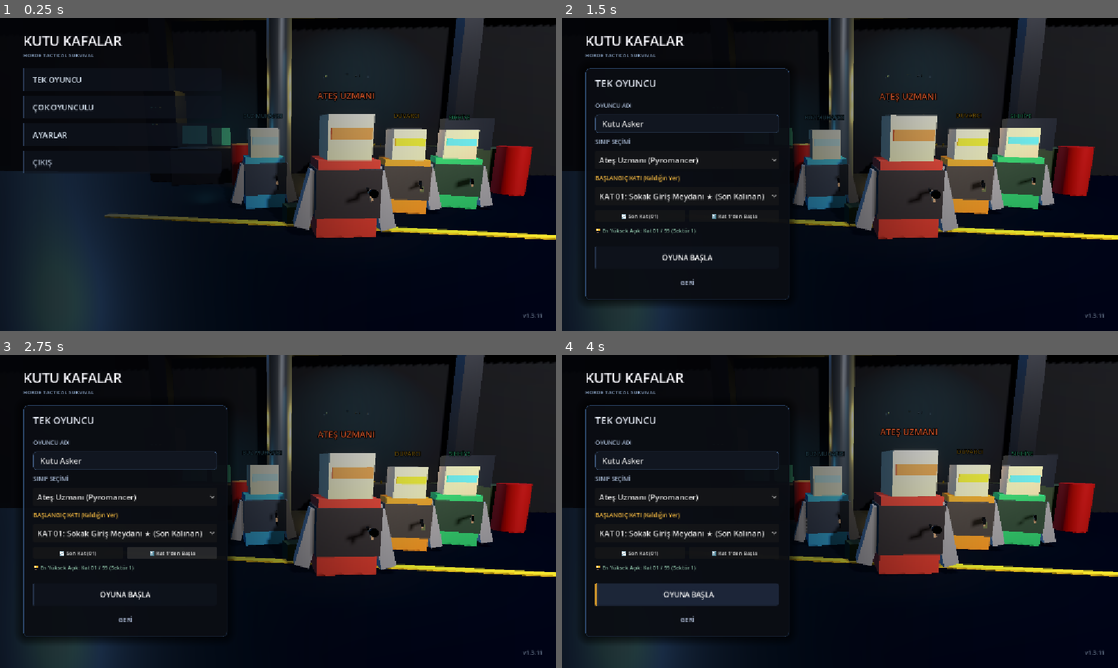
Above: before the commit, frames 1-4 (two rows, left to right).
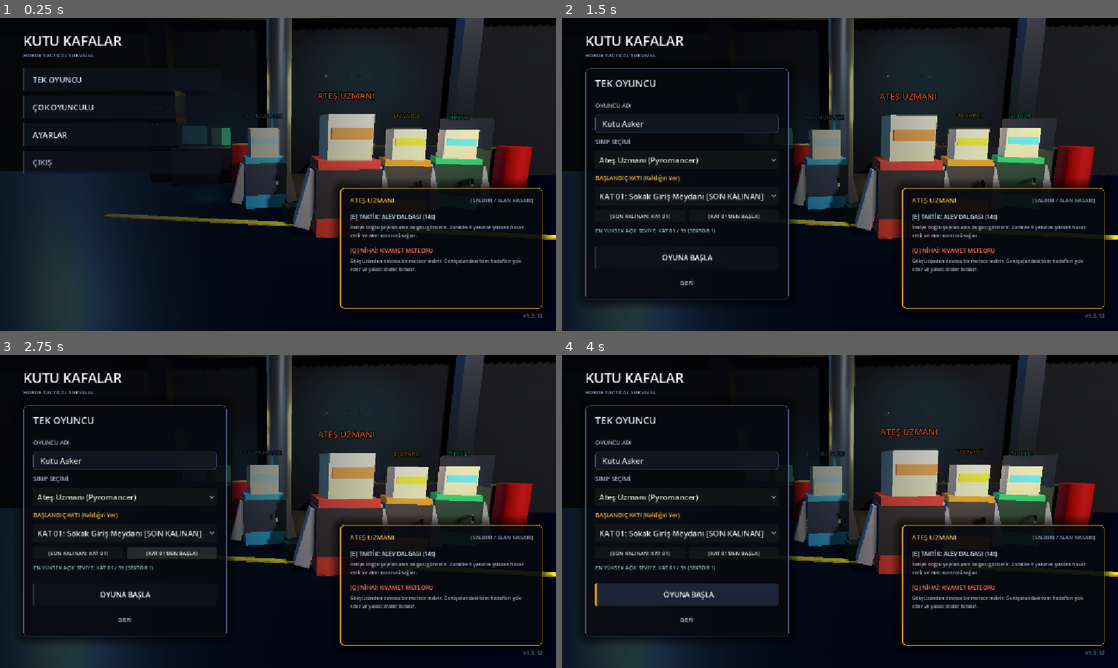
Above: after the commit, the same moments.

Repository: kaanturkogluu/kutukafalar
Game: Godot game, scene res://scenes/ui/lobby.tscn
Two runs of this game, one before a commit and one after it. Both use one fixed random seed, a clock stepped at 60 frames per second and the inputs below.
Inputs (mouse positions are in pixels of both pictures, inside the frame that each line leads up to):
- Up to frame 1 (0.25 s): no input
- Up to frame 2 (1.5 s): tap Enter at 0.5 s; move the mouse to (962, 158) at 0.52 s; hold D (move_right) 0.53-1.25 s; tap G (interact) at 0.6 s; click (962, 158) at 0.67 s; tap Space (jump) at 0.77 s; click "TEK OYUNCU" at 1.25 s
- Up to frame 3 (2.75 s): click "1️⃣ Kat 1'den Başla" (after the commit: "[KAT 01'DEN BAŞLA]") at 2 s
- Up to frame 4 (4 s): click "1️⃣ Kat 1'den Başla" (after the commit: "[KAT 01'DEN BAŞLA]") at 2.75 s; click "OYUNA BAŞLA" at 3.5 s

The runs differ from the first frame. In frame 1, 4.9% of the frame differs, in the area x 59-100%, y 51-96%; in frame 2, 5.7%; in frame 3, 5.7%, in the area x 5-100%, y 16-96%; in frame 4, 5.7%.
Error after the commit: Invalid access to property or key 'local_player_class' on a base object of type 'Node (NetworkManager.gd)'. (res://scripts/ui/Lobby.gd:192)

Commit message:
feat(ui): add bottom-right class tactical skill card HUD, glassmorphism panels, and remove emojis (v1.3.12)

Diff:
--- a/scenes/ui/lobby.tscn
+++ b/scenes/ui/lobby.tscn
@@ -1,21 +1,35 @@
-[gd_scene load_steps=10 format=3 uid="uid://c51wup2e3a1k8"]
+[gd_scene load_steps=11 format=3 uid="uid://c51wup2e3a1k8"]
 
 [ext_resource type="Script" path="res://scripts/ui/Lobby.gd" id="1_lobby"]
 [ext_resource type="PackedScene" uid="uid://squad_bg_3d_01" path="res://scenes/ui/squad_background_3d.tscn" id="2_squad_bg"]
 
 [sub_resource type="StyleBoxFlat" id="StyleBoxFlat_glass"]
-bg_color = Color(0.045, 0.055, 0.08, 0.88)
+bg_color = Color(0.035, 0.045, 0.07, 0.76)
 border_width_left = 1
 border_width_top = 1
 border_width_right = 1
 border_width_bottom = 1
-border_color = Color(0.2, 0.32, 0.48, 0.5)
+border_color = Color(0.35, 0.48, 0.65, 0.35)
 corner_radius_top_left = 10
 corner_radius_top_right = 10
 corner_radius_bottom_left = 10
 corner_radius_bottom_right = 10
 shadow_color = Color(0, 0, 0, 0.6)
-shadow_size = 20
+shadow_size = 22
+
+[sub_resource type="StyleBoxFlat" id="StyleBoxFlat_glass_skill"]
+bg_color = Color(0.03, 0.04, 0.065, 0.80)
+border_width_left = 3
+border_width_top = 1
+border_width_right = 1
+border_width_bottom = 1
+border_color = Color(0.95, 0.68, 0.18, 0.85)
+corner_radius_top_left = 8
+corner_radius_top_right = 8
+corner_radius_bottom_right = 8
+corner_radius_bottom_left = 8
+shadow_color = Color(0, 0, 0, 0.65)
+shadow_size = 22
 
 [sub_resource type="StyleBoxFlat" id="StyleBoxFlat_btn_normal"]
 bg_color = Color(0.06, 0.08, 0.12, 0.65)
@@ -269,21 +283,21 @@
 layout_mode = 2
 size_flags_horizontal = 3
 theme_override_font_sizes/font_size = 11
-text = "🔄 Son Kalınan Kat"
+text = "[SON KALINAN KAT]"
 
 [node name="SingleFloor1Btn" type="Button" parent="MenuContainer/SingleplayerPanel/Margin/VBox/QuickFloorButtons"]
 unique_name_in_owner = true
 layout_mode = 2
 size_flags_horizontal = 3
 theme_override_font_sizes/font_size = 11
-text = "1️⃣ Kat 1'den Başla"
+text = "[KAT 01'DEN BAŞLA]"
 
 [node name="FloorProgressLabel" type="Label" parent="MenuContainer/SingleplayerPanel/Margin/VBox"]
 unique_name_in_owner = true
 layout_mode = 2
 theme_override_colors/font_color = Color(0.55, 0.75, 0.65, 1)
 theme_override_font_sizes/font_size = 11
-text = "🏆 En Yüksek Açık Kat: Kat 01"
+text = "EN YÜKSEK AÇIK KAT: KAT 01"
 
 [node name="Spacer" type="Control" parent="MenuContainer/SingleplayerPanel/Margin/VBox"]
 layout_mode = 2
@@ -559,6 +573,88 @@
 theme_override_font_sizes/font_size = 13
 text = "AYRIL"
 flat = true
+
+[node name="ClassSkillCard" type="PanelContainer" parent="."]
+unique_name_in_owner = true
+layout_mode = 1
+anchors_preset = 3
+anchor_left = 1.0
+anchor_top = 1.0
+anchor_right = 1.0
+anchor_bottom = 1.0
+offset_left = -448.0
+offset_top = -296.0
+offset_right = -28.0
+offset_bottom = -46.0
+grow_horizontal = 0
+grow_vertical = 0
+theme_override_styles/panel = SubResource("StyleBoxFlat_glass_skill")
+
+[node name="Margin" type="MarginContainer" parent="ClassSkillCard"]
+layout_mode = 2
+theme_override_constants/margin_left = 18
+theme_override_constants/margin_top = 14
+theme_override_constants/margin_right = 18
+theme_override_constants/margin_bottom = 14
+
+[node name="VBox" type="VBoxContainer" parent="ClassSkillCard/Margin"]
+layout_mode = 2
+theme_override_constants/separation = 6
+
+[node name="HeaderHBox" type="HBoxContainer" parent="ClassSkillCard/Margin/VBox"]
+layout_mode = 2
+
+[node name="SkillClassTitle" type="Label" parent="ClassSkillCard/Margin/VBox/HeaderHBox"]
+unique_name_in_owner = true
+layout_mode = 2
+size_flags_horizontal = 3
+theme_override_colors/font_color = Color(0.95, 0.72, 0.25, 1)
+theme_override_font_sizes/font_size = 14
+text = "ATEŞ UZMANI"
+
+[node name="SkillRoleDesc" type="Label" parent="ClassSkillCard/Margin/VBox/HeaderHBox"]
+unique_name_in_owner = true
+layout_mode = 2
+theme_override_colors/font_color = Color(0.65, 0.75, 0.88, 0.85)
+theme_override_font_sizes/font_size = 11
+text = "[SALDIRI / ALAN HASARI]"
+horizontal_alignment = 2
+
+[node name="HSeparator" type="HSeparator" parent="ClassSkillCard/Margin/VBox"]
+layout_mode = 2
+
+[node name="SkillTacticalTitle" type="Label" parent="ClassSkillCard/Margin/VBox"]
+unique_name_in_owner = true
+layout_mode = 2
+theme_override_colors/font_color = Color(0.85, 0.92, 1, 1)
+theme_override_font_sizes/font_size = 12
+text = "[E] TAKTİK: ALEV DALGASI (14s)"
+
+[node name="SkillTacticalDesc" type="Label" parent="ClassSkillCard/Margin/VBox"]
+unique_name_in_owner = true
+layout_mode = 2
+theme_override_colors/font_color = Color(0.68, 0.75, 0.84, 1)
+theme_override_font_sizes/font_size = 10
+text = "İleriye doğru yayılan alev dalgası gönderir. Zombileri yakarak yüksek hasar verir ve alan kontrolü sağlar."
+autowrap_mode = 2
+
+[node name="HSeparator2" type="HSeparator" parent="ClassSkillCard/Margin/VBox"]
+layout_mode = 2
+
+[node name="SkillUltTitle" type="Label" parent="ClassSkillCard/Margin/VBox"]
+unique_name_in_owner = true
+layout_mode = 2
+theme_override_colors/font_color = Color(1, 0.45, 0.35, 1)
+theme_override_font_sizes/font_size = 12
+text = "[Q] NİHAİ: KIYAMET METEORU"
+
+[node name="SkillUltDesc" type="Label" parent="ClassSkillCard/Margin/VBox"]
+unique_name_in_owner = true
+layout_mode = 2
+theme_override_colors/font_color = Color(0.68, 0.75, 0.84, 1)
+theme_override_font_sizes/font_size = 10
+text = "Gökyüzünden devasa bir meteor indirir. Geniş alandaki tüm hedefleri yok eder ve yakıcı krater bırakır."
+autowrap_mode = 2
 
 [node name="BottomRightInfo" type="MarginContainer" parent="."]
 layout_mode = 1
--- a/scripts/ui/LevelSelect.gd
+++ b/scripts/ui/LevelSelect.gd
@@ -41,12 +41,12 @@
 	sector_nav_box.theme_override_constants.set("separation", 16)
 
 	prev_sector_btn = Button.new()
-	prev_sector_btn.text = "◀ ÖNCEKİ SEKTÖR"
+	prev_sector_btn.text = "< ÖNCEKİ SEKTÖR"
 	prev_sector_btn.custom_minimum_size = Vector2(160, 32)
 	prev_sector_btn.pressed.connect(_on_prev_sector_pressed)
 
 	next_sector_btn = Button.new()
-	next_sector_btn.text = "SONRAKİ SEKTÖR ▶"
+	next_sector_btn.text = "SONRAKİ SEKTÖR >"
 	next_sector_btn.custom_minimum_size = Vector2(160, 32)
 	next_sector_btn.pressed.connect(_on_next_sector_pressed)
 
@@ -253,7 +253,7 @@
 
 	if detail_desc:
 		if info.get("is_boss_level", false):
-			detail_desc.text = "⚠️ DİKKAT: %s bu katta bekliyor! Yüksek can ve ezici saldırı gücü. Varilleri ve siperleri koordineli kullanın." % str(info.get("boss_name", "SEKTÖR BOSS'U")).to_upper()
+			detail_desc.text = "UYARI: %s bu katta bekliyor! Yüksek can ve ezici saldırı gücü. Varilleri ve siperleri koordineli kullanın." % str(info.get("boss_name", "SEKTÖR BOSS'U")).to_upper()
 		else:
 			detail_desc.text = "Sektör %d: %s. Zombi sürüleri açık koridor ve aralıklardan hücum edecek. Hedef: Asansörü açıp bir sonraki kata tırmanın." % [info.get("sector", 1), str(info.get("theme", ""))]
 
--- a/scripts/ui/Lobby.gd
+++ b/scripts/ui/Lobby.gd
@@ -72,6 +72,54 @@
 @onready var sens_slider: HSlider = %SensSlider
 @onready var sens_label: Label = %SensLabel
 
+# 8. Sınıf Taktik Yetenek Kartı (Glassmorphism & HUD)
+@onready var class_skill_card: PanelContainer = %ClassSkillCard
+@onready var skill_class_title: Label = %SkillClassTitle
+@onready var skill_role_desc: Label = %SkillRoleDesc
+@onready var skill_tactical_title: Label = %SkillTacticalTitle
+@onready var skill_tactical_desc: Label = %SkillTacticalDesc
+@onready var skill_ult_title: Label = %SkillUltTitle
+@onready var skill_ult_desc: Label = %SkillUltDesc
+
+const CLASS_SKILLS: Dictionary = {
+	"Pyromancer": {
+		"title": "ATEŞ UZMANI",
+		"role": "[SALDIRI / ALAN HASARI]",
+		"tactical_title": "[E] TAKTİK: ALEV DALGASI (14s Bekleme)",
+		"tactical_desc": "İleriye doğru yayılan yakıcı alev dalgası savurur. Sürüleri ateşe verir ve yüksek hasar uygular.",
+		"ult_title": "[Q] NİHAİ: KIYAMET METEORU",
+		"ult_desc": "Hedef noktaya gökyüzünden alevli meteor düşürür. Etki alanındaki tüm zombileri anında yok eder.",
+		"ult_color": Color(1.0, 0.45, 0.35)
+	},
+	"Engineer": {
+		"title": "DUVARCI (MÜHENDİS)",
+		"role": "[SAVUNMA / ALAN KONTROLÜ]",
+		"tactical_title": "[E] TAKTİK: BARİKAT & VORTEX (14s Bekleme)",
+		"tactical_desc": "Zombi geçişlerini kesen taktik barikat kurar veya manyetik vortex bombasıyla düşmanları toplar.",
+		"ult_title": "[Q] NİHAİ: GRAVİTON EMP PATLAMASI",
+		"ult_desc": "Yerçekimsel şok dalgası yayarak hedef bölgedeki tüm zombi sürülerini ezer ve savurur.",
+		"ult_color": Color(0.35, 0.85, 1.0)
+	},
+	"Cryomancer": {
+		"title": "BUZ MUHAFIZI",
+		"role": "[KONTROL / DONDURMA]",
+		"tactical_title": "[E] TAKTİK: KRİYOJENİK BUZ BOMBASI (14s Bekleme)",
+		"tactical_desc": "Çarptığı bölgedeki zombileri anında dondurarak hareket kabiliyetlerini felç eder.",
+		"ult_title": "[Q] NİHAİ: BUZ FIRTINASI (GLACIAL BLAST)",
+		"ult_desc": "Geniş bir alana devasa buz sarkıtları yağdırarak zombi sürülerini dondurup parçalar.",
+		"ult_color": Color(0.45, 0.9, 1.0)
+	},
+	"Medic": {
+		"title": "SIHHİYE (DOKTOR)",
+		"role": "[DESTEK / TAKIM HAYATTA KALMA]",
+		"tactical_title": "[E] TAKTİK: ŞİFA ŞİŞESİ (14s Bekleme)",
+		"tactical_desc": "Patladığı alana taktik şifa sisi yayar. Alandaki tüm dost personelin canını hızla yeniler.",
+		"ult_title": "[Q] NİHAİ: AŞIRI YÜKLEME (MEDIC OVERDRIVE)",
+		"ult_desc": "Tüm ekibin canını anında %100'e çıkarır ve yere düşmüş takım arkadaşlarını kaldırır.",
+		"ult_color": Color(0.35, 1.0, 0.55)
+	}
+}
+
 var is_local_ready: bool = false
 var active_join_mode: String = "ip" # "ip" veya "code"
 
@@ -140,9 +188,11 @@
 	_show_main_nav()
 	_set_join_mode("ip")
 
-	# 3D Sahneyi varsayılan sınıfla başlat
+	# 3D Sahneyi varsayılan sınıfla başlat ve yetenek kartını senkronize et
+	var default_class = NetworkManager.local_player_class if NetworkManager.local_player_class != "" else "Pyromancer"
 	if squad_bg:
-		squad_bg.select_class("Pyromancer", true)
+		squad_bg.select_class(default_class, true)
+	_update_class_skill_card(default_class)
 
 	# Açılışta sessizce güncelleme kontrolü
 	get_tree().create_timer(0.6).timeout.connect(func(): AutoUpdater.check_for_updates())
@@ -195,6 +245,9 @@
 	if squad_bg:
 		squad_bg.select_class(class_code)
 
+	# Sağ alt köşedeki taktiksel yetenek kartını güncelle
+	_update_class_skill_card(class_code)
+
 func _get_class_code_from_index(index: int) -> String:
 	match index:
 		0: return "Pyromancer"
@@ -210,6 +263,25 @@
 		"Cryomancer": return "BUZ MUHAFIZI"
 		"Medic": return "SIHHİYE"
 		_: return class_code.to_upper()
+
+func _update_class_skill_card(class_code: String) -> void:
+	if not class_skill_card:
+		return
+
+	var data = CLASS_SKILLS.get(class_code, CLASS_SKILLS["Pyromancer"])
+	if skill_class_title:
+		skill_class_title.text = data["title"]
+	if skill_role_desc:
+		skill_role_desc.text = data["role"]
+	if skill_tactical_title:
+		skill_tactical_title.text = data["tactical_title"]
+	if skill_tactical_desc:
+		skill_tactical_desc.text = data["tactical_desc"]
+	if skill_ult_title:
+		skill_ult_title.text = data["ult_title"]
+		skill_ult_title.add_theme_color_override("font_color", data.get("ult_color", Color(1.0, 0.45, 0.35)))
+	if skill_ult_desc:
+		skill_ult_desc.text = data["ult_desc"]
 
 # --- Panel Geçişleri ---
 
@@ -287,7 +359,7 @@
 		if is_boss:
 			item_text += " [BOSS]"
 		if f == last_played:
-			item_text += " ★ (Son Kalınan)"
+			item_text += " [SON KALINAN]"
 		single_floor_option.add_item(item_text, f)
 
 	var select_idx = 0
@@ -298,11 +370,11 @@
 	single_floor_option.select(select_idx)
 
 	if single_resume_btn:
-		single_resume_btn.text = "🔄 Son Kat (%02d)" % last_played
+		single_resume_btn.text = "[SON KALINAN: KAT %02d]" % last_played
 
 	if floor_progress_label:
 		var sector_num = LevelData.get_chapter_for_level(max_unlocked).get("sector", 1)
-		floor_progress_label.text = "🏆 En Yüksek Açık: Kat %02d / 99 (Sektör %d)" % [max_unlocked, sector_num]
+		floor_progress_label.text = "EN YÜKSEK AÇIK SEVİYE: KAT %02d / 99 (SEKTÖR %d)" % [max_unlocked, sector_num]
 
 func _on_single_floor_selected(index: int) -> void:
 	var floor_id = single_floor_option.get_item_id(index)
--- a/version.json
+++ b/version.json
@@ -1,6 +1,6 @@
 {
-    "version":  "v1.3.11",
+    "version":  "v1.3.12",
     "download_url":  "https://raw.githubusercontent.com/kaanturkogluu/kutukafalar/main/builds/KutuKafalar.pck",
-    "pck_size":  691108,
-    "changelog":  "- Çok Oyunculu Eşya ve Silah Düşüşü: Zombilerden düşen silah, cephane, altın, can ve varillerin tüm oyuncular tarafından görünmesi ve toplanabilmesi sağlandı.\n- Patlamış Araç Kombo İstismarı Engellendi: Patlamış hurda araçlara ateş edildiğinde sınırsız kombo ve ulti birikmesi düzeltildi.\n- Oyuncu Sayısına Göre Zombi Çarpanı: Çok oyunculu modda odadaki oyuncu sayısına göre dalga zombi sayısı ve boss canı dinamik çarpanla dengelendi."
+    "pck_size":  695700,
+    "changelog":  "- Sağ Alt Sınıf Taktik Yetenek Kartı (HUD): Tek ve çok oyunculu lobide seçilen sınıfa ait [E] Taktiksel ve [Q] Nihai (Ulti) yetenek açıklamaları, bekleme süreleri ve rolleri sağ alt köşede dinamik olarak gösteriliyor.\n- Glassmorphism Arayüz Tasarımı: Tüm lobi ve menü pencerelerine yarı saydam buzlu koyu cam efekti, yumuşak sınır parıltısı ve derinlik eklendi.\n- Ciddi Taktiksel Tipografi: Menüdeki tüm emojiler kaldırılarak profesyonel askeri köşeli stil getirildi."
 }
Not shown, changed: builds/KutuKafalar.pck
